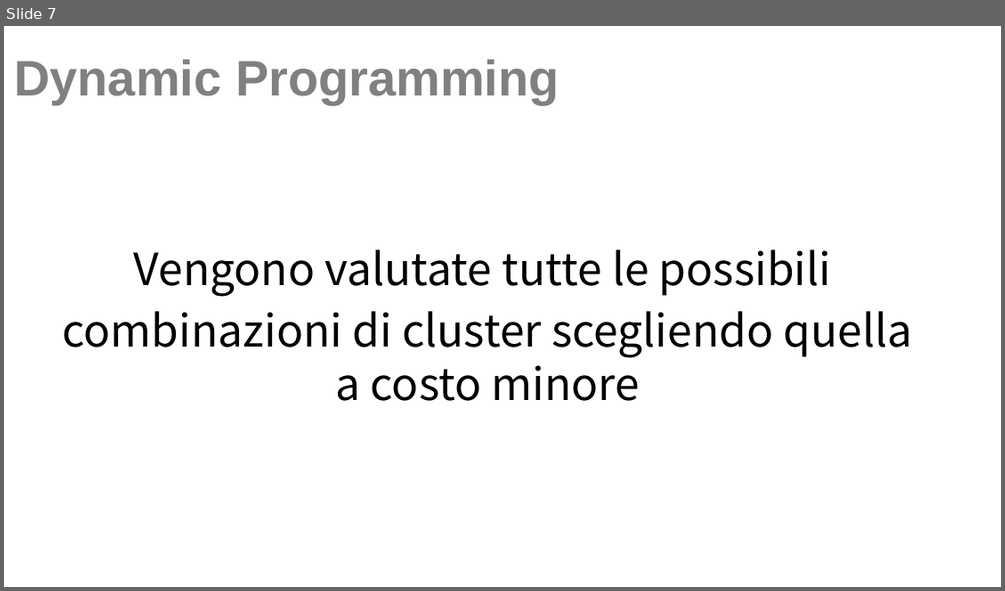
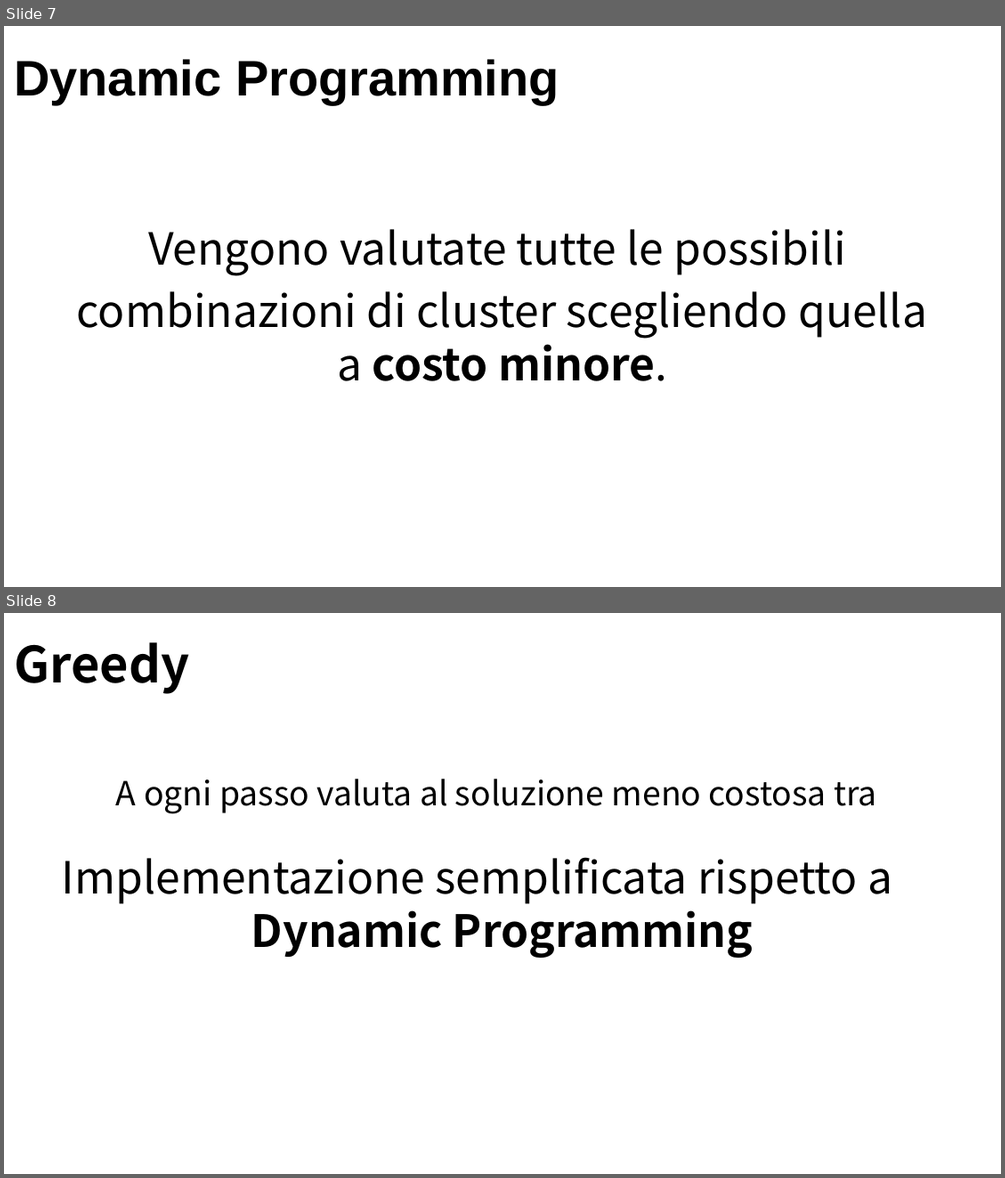
Before and after one commit to Navypowder/DP-P-project, a slide deck: Presentation/Towards_Identity_Anonymization_on_graph(K-degree anonymization).pptx. Shown one above the other, each under a label of ours: slide 7 before the commit, slides 7 and 8 after it. The pictures are 1005x591 and 1005x1178 pixels, drawn with LibreOffice and Linux fonts; fonts in the diff are those of the drawing; background and template pictures are left out. Boxes give left, top, right and bottom in pixels: in the first picture for what was removed or moved away, otherwise in the second. Text is boxed around its words. In the diff, an @@ line names an element or a change of style, - is before the commit and + after.

```diff
--- a/Presentation/Towards_Identity_Anonymization_on_graph(K-degree anonymization).pptx
+++ b/Presentation/Towards_Identity_Anonymization_on_graph(K-degree anonymization).pptx
@@ slide 8 added at (4,613,1001,1174), background picture (left out) @@
@@ title added at (14,642,189,694), 36 pt, text #000000, bold @@
+Greedy
@@ text added at (116,779,877,814), 24 pt, text #000000 @@
+A ogni passo valuta al soluzione meno costosa tra
@@ text added at (62,857,892,957), 32 pt, text #000000 @@
+Implementazione semplificata rispetto a Dynamic Programming
@@ slide 7 changed as well @@
@@ title "Dynamic Programming" at (14,59,559,104): text colour #808080 to #000000 @@
@@ text "Vengono valutate tutte le possibili": place and size @@
-text "Vengono valutate tutte le possibili" at (62,249,913,401)
+text "Vengono valutate tutte le possibili" at (77,229,927,381)
@@ text at (77,291,927,381): text changed @@
-combinazioni di cluster scegliendo quella a costo minore
+combinazioni di cluster scegliendo quella a costo minore.
```
Also in this commit, not shown: 21 other slides changed.
